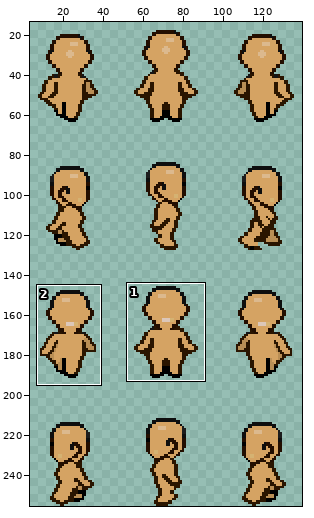
Sprite sheet -- data/sprites/outfit/body-testing/body_000.png. The picture above shows the old version from afar; the outline marks the close-up.
Close-up. Old version:
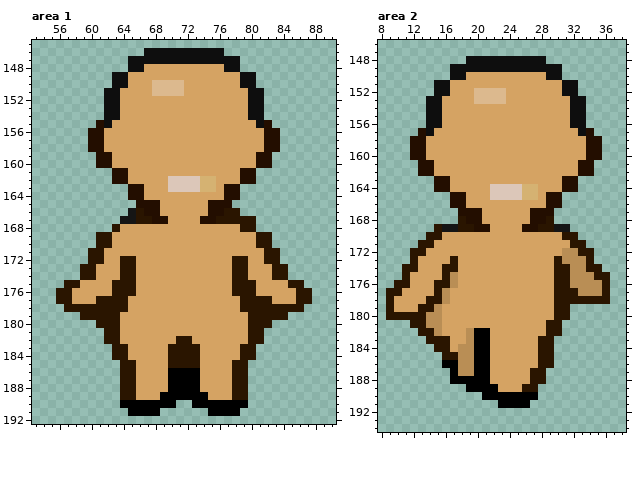
The file is 144x256 pixels. Shown: area 1: x 53..90, y 145..192; area 2: x 8..38, y 146..194. The wide view leaves out empty margins. The commit also changed other parts of the picture, which this record leaves out.
Now the later version:
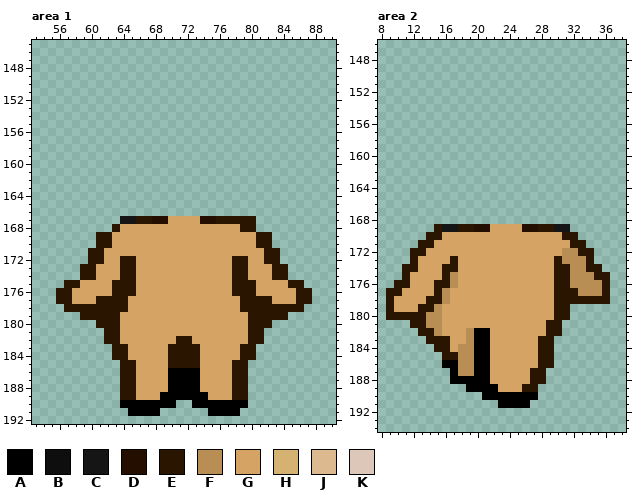
Palette (. is transparent): A #000000  B #0e0e0e  C #151515  D #230e00  E #2a1500  F #b98e55  G #d5a363  H #d5b272  J #dcb98e  K #dcc7b9
What changed:
Area 1:
Colour B is gone in row 146 at x 67 to 76; in row 147 at x 65 to 78; in row 148 at x 65 to 66 and 77 to 78; in rows 149 to 150 at x 63 to 64 and 79 to 80; in rows 151 to 154 at x 62 to 63 and 80 to 81; in row 155 at x 62 and 81.
Colour C is gone in row 166 at x 65.
Colour D is gone in row 155 at x 61 and 82; in rows 156 to 158 at x 60 to 61 and 82 to 83; in rows 159 to 160 at x 61 to 62 and 81 to 82; in rows 161 to 162 at x 63 to 64 and 79 to 80; in rows 163 to 164 at x 65 to 66 and 77 to 78; in row 165 at x 66 to 68 and 75 to 77.
Colour D is gone in row 166 at x 67 to 68 and 75 to 76.
Colour E is gone in row 166 at x 66 and 77 to 78.
Colour G is gone in row 148 at x 67 to 76; in row 149 at x 65 to 78; in row 150 at x 65 to 67 and 72 to 78; in row 151 at x 64 to 67 and 72 to 79; in rows 152 to 154 at x 64 to 79; in row 155 at x 63 to 80.
Colour G is gone in rows 156 to 158 at x 62 to 81; in rows 159 to 160 at x 63 to 80; in row 161 at x 65 to 78; in row 162 at x 65 to 69 and 76 to 78; in row 163 at x 67 to 69 and 76; in row 164 at x 67 to 76.
Colour G is gone in rows 165 to 166 at x 69 to 74.
Colour H is gone in rows 162 to 163 at x 74 to 75.
Colour J is gone in rows 150 to 151 at x 68 to 71.
Colour K is gone in rows 162 to 163 at x 70 to 73.
Area 2:
Colour B is gone in row 148 at x 19 to 28; in row 149 at x 17 to 30; in row 150 at x 17 to 18 and 29 to 30; in rows 151 to 152 at x 15 to 16 and 31 to 32; in rows 153 to 156 at x 14 to 15 and 32 to 33; in row 157 at x 14 and 33.
Colour D is gone in row 157 at x 13 and 34; in rows 158 to 160 at x 12 to 13 and 34 to 35; in rows 161 to 162 at x 13 to 14 and 33 to 34; in rows 163 to 164 at x 15 to 16 and 31 to 32; in rows 165 to 166 at x 17 to 18 and 29 to 30; in row 167 at x 18 to 20 and 27 to 29.
Colour D is gone in row 168 at x 19 to 20 and 27 to 28.
Colour E is gone in row 168 at x 18 and 29.
Colour G is gone in row 150 at x 19 to 28; in row 151 at x 17 to 30; in row 152 at x 17 to 19 and 24 to 30; in row 153 at x 16 to 19 and 24 to 31; in rows 154 to 156 at x 16 to 31; in row 157 at x 15 to 32.
Colour G is gone in rows 158 to 160 at x 14 to 33; in rows 161 to 162 at x 15 to 32; in row 163 at x 17 to 30; in row 164 at x 17 to 21 and 28 to 30; in row 165 at x 19 to 21 and 28; in row 166 at x 19 to 28.
Colour G is gone in rows 167 to 168 at x 21 to 26.
Colour H is gone in rows 164 to 165 at x 26 to 27.
Colour J is gone in rows 152 to 153 at x 20 to 23.
Colour K is gone in rows 164 to 165 at x 22 to 25.
Where, in picture pixels (left, top, right, bottom), the same in both close-ups:
erased: (88, 48, 280, 216)
erased: (410, 56, 602, 224)
